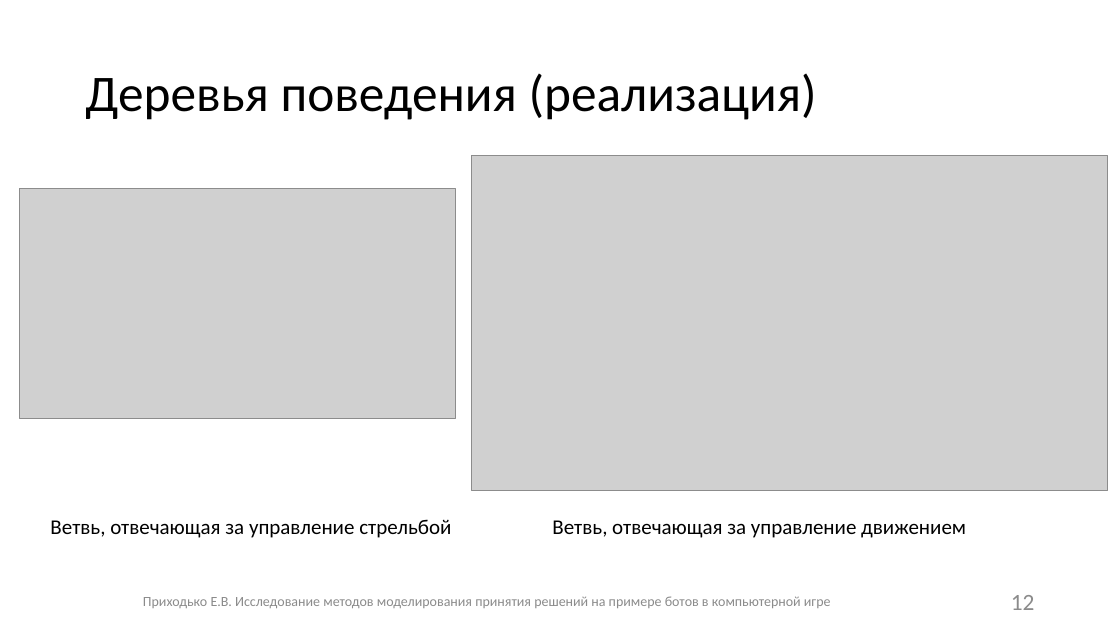
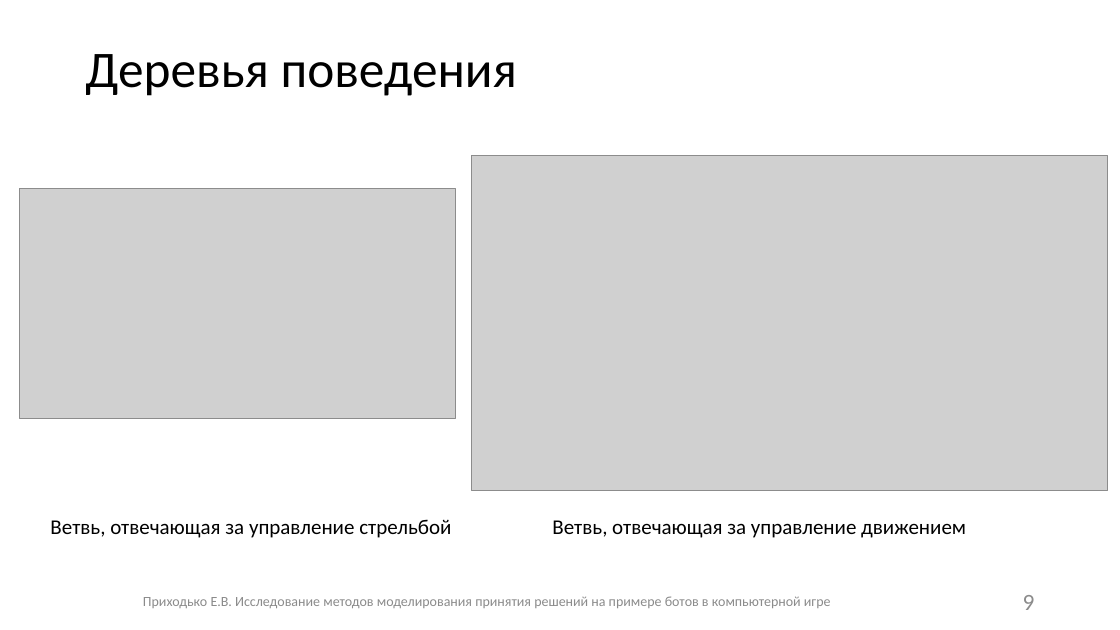
Before and after one commit to Fck-r-sns/Game_AI_thesis, a slide deck: slide 9 of Презентация.pptx (slide 12 before the commit). Drawn at 1120x630 pixels with LibreOffice and Linux fonts; fonts in the diff are those of the drawing; grey boxes stand for pictures. Boxes give left, top, right and bottom in pixels: in the first picture for what was removed or moved away, otherwise in the second. Text is boxed around its words. In the diff, an @@ line names an element or a change of style, - is before the commit and + after.

```diff
--- a/Презентация.pptx
+++ b/Презентация.pptx
@@ title at box(85, 54, 517, 96): text changed @@
-Деревья поведения (реализация)
+Деревья поведения
@@ page number at box(1023, 595, 1035, 610): text changed @@
-12
+9
```
Also in this commit, not shown: 9 other slides changed, 1 slide removed.
